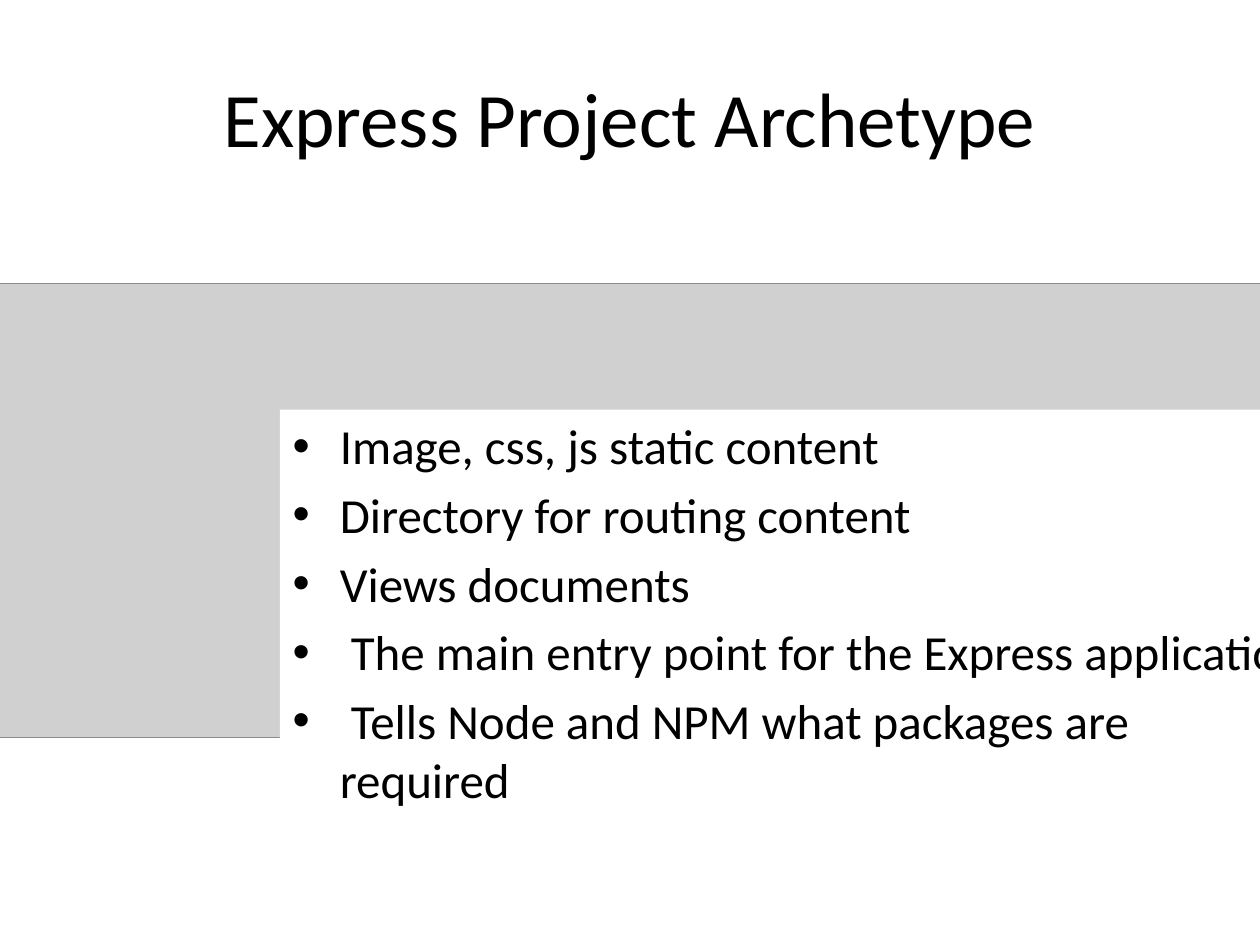
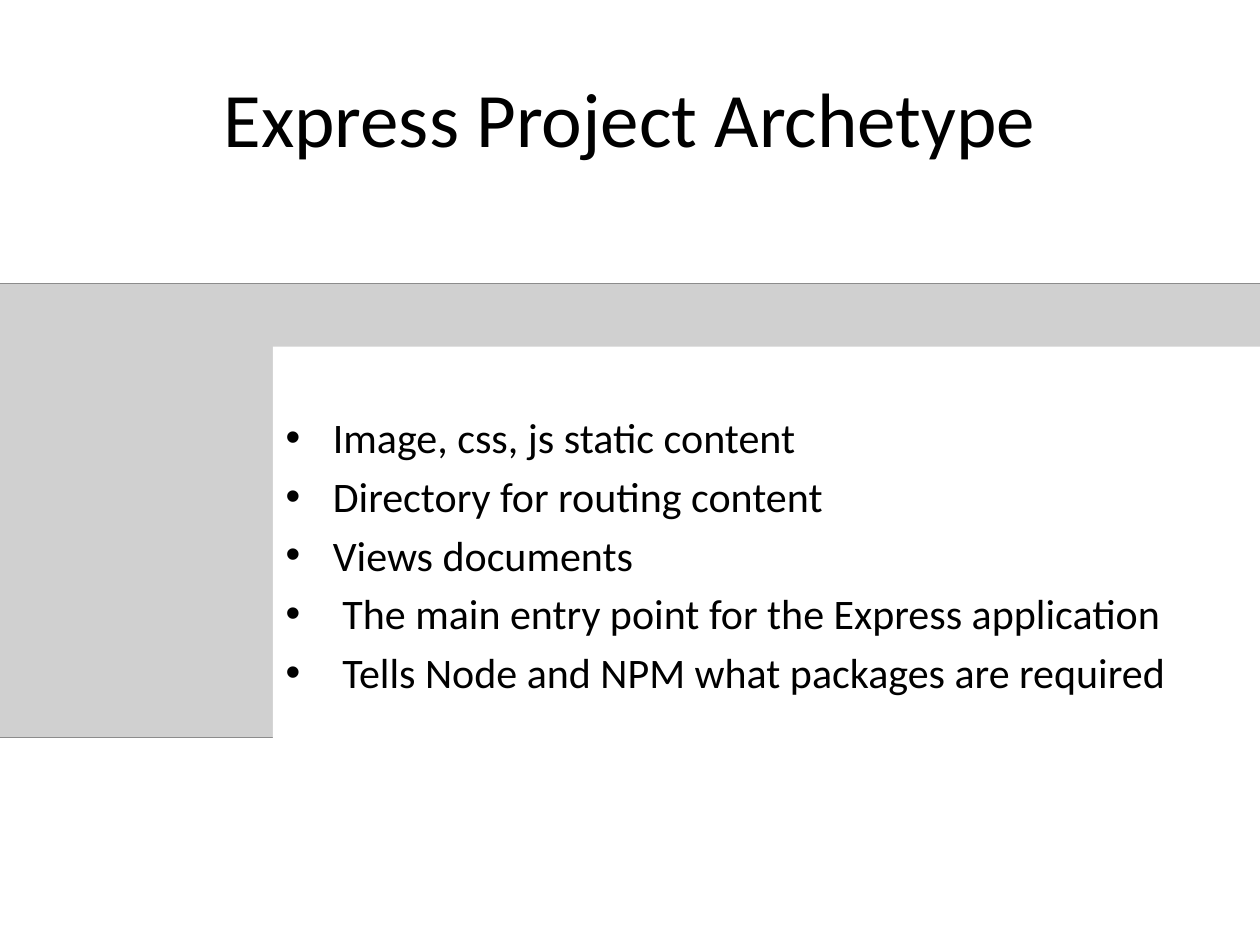
Before and after one commit to flybigcat/cs520p, a slide deck: slide 6 of slides/nodejs&express.pptx. Drawn at 1260x945 pixels with LibreOffice and Linux fonts; fonts in the diff are those of the drawing; grey boxes stand for pictures. Boxes give left, top, right and bottom in pixels: in the first picture for what was removed or moved away, otherwise in the second. Text is boxed around its words. In the diff, an @@ line names an element or a change of style, - is before the commit and + after.

```diff
--- a/slides/nodejs&express.pptx
+++ b/slides/nodejs&express.pptx
@@ text "Image, css, js static content": place and size @@
-text "Image, css, js static content" at box(280, 410, 1260, 811)
+text "Image, css, js static content" at box(273, 346, 1260, 748)
@@ text "Image, css, js static content" at box(273, 346, 1260, 748): size 28 to 24 pt @@
```
Also in this commit, not shown: 7 other slides changed, 15 other files.
